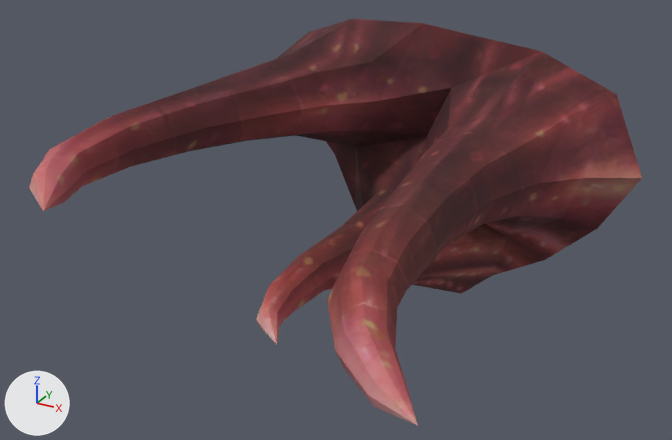
One commit to the OBJ model sceneobjs/huodongfuben_655/huodongfuben_655_jiaozhi.obj: the scene before it, then after it.
Camera for both pictures: a camera (50 mm lens) standing at (347.0, -854.0, 339.0) and looking at (-2.0, -219.0, 22.0). Lighting does not change. The marker at lower left points along +X, +Y and +Z. Where no turn or scale is listed for an object, it has been applied to the vertices.

The first picture shows 'huodongfuben_655_jiaozhi'.
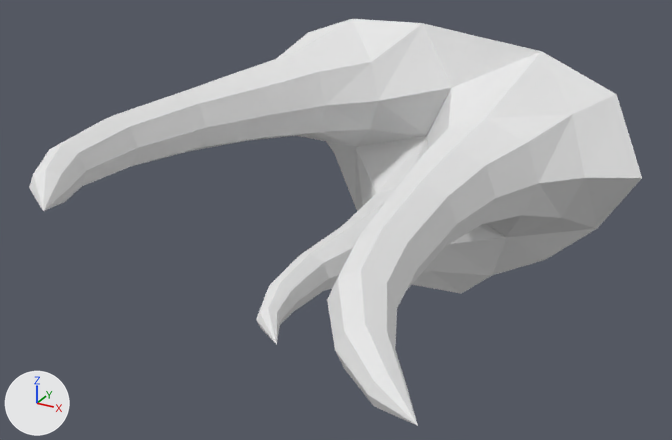
What the commit changed:
Material 'material_1' (mat_material_1_1) is new.
Its base color is (0.8, 0.8, 0.8) (white #e7e7e7).
Its roughness is 1.0.
me_huodongfuben_655_jiaozhi has 176 vertices, 333 faces and spans x -209.0..209.0, y -464.0..7.0, z -145.0..145.0.
me_huodongfuben_655_jiaozhi no longer uses material mat_material_1 (picture img_huodongfuben_655_jiaozhi_png).
me_huodongfuben_655_jiaozhi now uses material mat_material_1_1 (white #e7e7e7).

Pixel boxes [x1, y1, x2, y2] of what changed, in the pictures (672 x 440 px):
'huodongfuben_655_jiaozhi', recoloured (brown to white): [29, 19, 642, 426] in both
